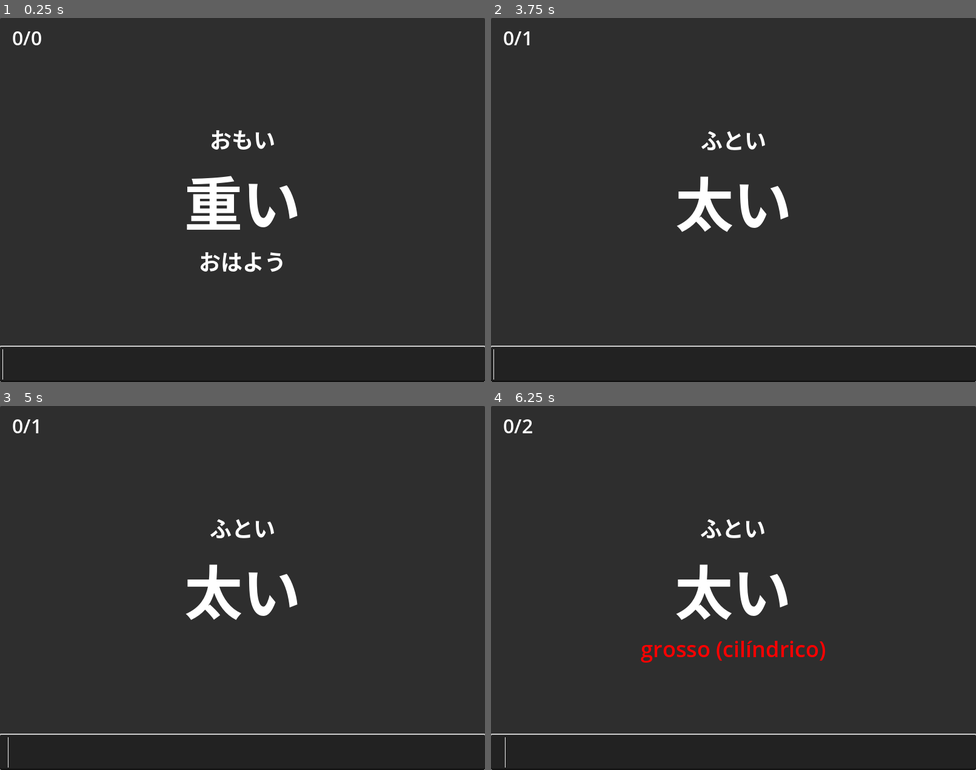
Above: before the commit, frames 1-4 (two rows, left to right).
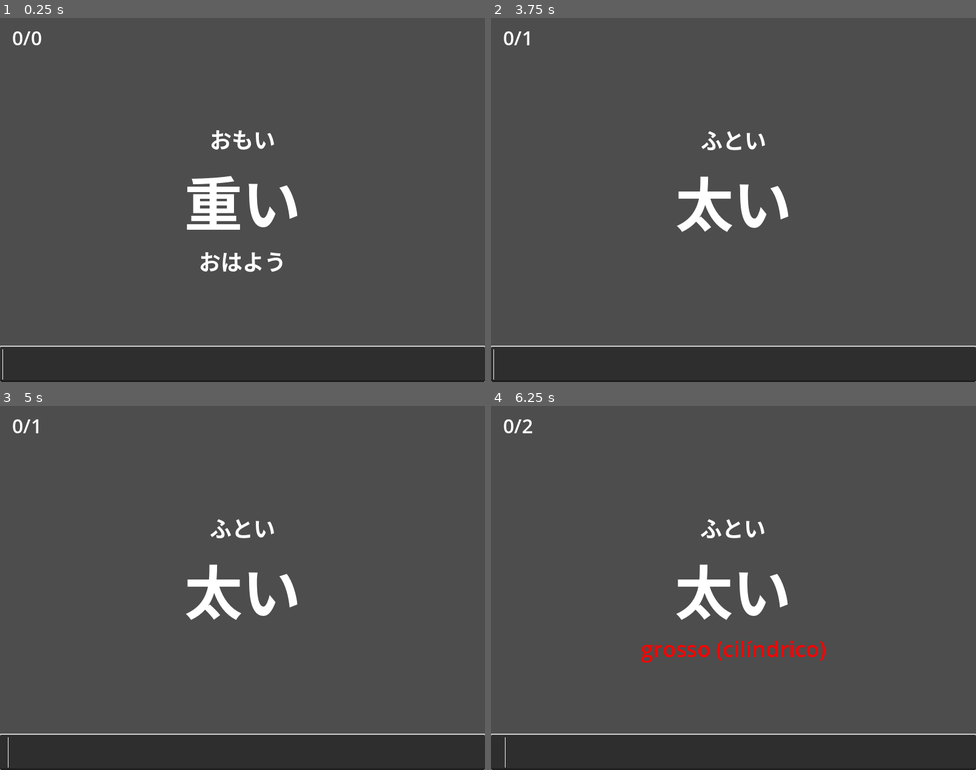
Above: after the commit, the same moments.

Repository: danielpontello/ichigo
Game: Godot game, scene res://question.tscn
The game is run twice, just before and just after one commit, with the same random seed, the same clock (stepped at 60 frames per second) and the same inputs. The project has no main scene, so this scene is started directly.
Inputs (mouse positions are in pixels of both pictures, inside the frame that each line leads up to):
- Up to frame 1 (0.25 s): no input
- Up to frame 2 (3.75 s): click (733, 363) at 0.52 s; type "12" at 0.6 s; tap Enter at 1.25, 3.5 s; type "pesado" at 2 s; tap Space at 2.75 s
- Up to frame 3 (5 s): tap Space at 4.25 s
- Up to frame 4 (6.25 s): tap Enter at 5 s; tap Space at 5.75 s

The runs differ from the first frame. In frame 1, 88% of the frame differs, in the area x 0-100%, y 0-90%; in frame 2, 89%; in frame 3, 89%; in frame 4, 88%.

Commit message:
added word list

Diff:
--- a/project.godot
+++ b/project.godot
@@ -18,7 +18,8 @@
 
 window/size/viewport_width=800
 window/size/viewport_height=600
-window/stretch/mode="canvas_items"
+window/stretch/mode="viewport"
+window/stretch/aspect="ignore"
 
 [rendering]
 
--- a/question.gd
+++ b/question.gd
@@ -1,4 +1,4 @@
-extends Panel
+extends Control
 
 var score
 var total
--- a/question.tscn
+++ b/question.tscn
@@ -5,7 +5,8 @@
 [sub_resource type="LabelSettings" id="LabelSettings_ey6pa"]
 font_size = 36
 
-[node name="Panel" type="Panel"]
+[node name="Panel" type="Control"]
+layout_mode = 3
 anchors_preset = 15
 anchor_right = 1.0
 anchor_bottom = 1.0
--- /dev/null
+++ b/row.tscn
@@ -0,0 +1,37 @@
+[gd_scene format=3 uid="uid://lp6m5d5i8bjl"]
+
+[node name="Row" type="Control"]
+custom_minimum_size = Vector2(0, 24)
+layout_mode = 3
+anchors_preset = 15
+anchor_right = 1.0
+anchor_bottom = 1.0
+grow_horizontal = 2
+grow_vertical = 2
+
+[node name="Title" type="HBoxContainer" parent="."]
+layout_mode = 1
+anchors_preset = 14
+anchor_top = 0.5
+anchor_right = 1.0
+anchor_bottom = 0.5
+offset_top = -11.5
+offset_bottom = 11.5
+grow_horizontal = 2
+grow_vertical = 2
+alignment = 1
+
+[node name="Kanji" type="Label" parent="Title"]
+layout_mode = 2
+size_flags_horizontal = 3
+text = "-"
+
+[node name="Kana" type="Label" parent="Title"]
+layout_mode = 2
+size_flags_horizontal = 3
+text = "-"
+
+[node name="Translation" type="Label" parent="Title"]
+layout_mode = 2
+size_flags_horizontal = 3
+text = "-"
--- /dev/null
+++ b/words.gd
@@ -0,0 +1,33 @@
+extends Control
+
+var data
+
+# Called when the node enters the scene tree for the first time.
+func _ready() -> void:
+	data = load_words()
+	var row = load("res://row.tscn")
+
+	for word in data:
+		var new_row = row.instantiate()
+		new_row.get_node("Title/Kanji").text = word['kanji']
+		new_row.get_node("Title/Kana").text = word['kana']
+		new_row.get_node("Title/Translation").text = word['translation']
+		$ScrollContainer/Table.add_child(new_row)
+		print(word)
+	pass # Replace with function body.
+
+
+# Called every frame. 'delta' is the elapsed time since the previous frame.
+func _process(delta: float) -> void:
+	pass
+
+
+func load_words():
+	var file = FileAccess.open("res://kanji.json", FileAccess.READ)
+	var content = file.get_as_text()
+
+	var json = JSON.new()
+	var error = json.parse(content)
+	if error == OK:
+		var data = json.data
+		return data
--- /dev/null
+++ b/words.tscn
@@ -0,0 +1,43 @@
+[gd_scene load_steps=2 format=3 uid="uid://wwt2b50s40y7"]
+
+[ext_resource type="Script" path="res://words.gd" id="1_csdv3"]
+
+[node name="Words" type="Control"]
+layout_mode = 3
+anchors_preset = 15
+anchor_right = 1.0
+anchor_bottom = 1.0
+grow_horizontal = 2
+grow_vertical = 2
+script = ExtResource("1_csdv3")
+
+[node name="ScrollContainer" type="ScrollContainer" parent="."]
+layout_mode = 1
+anchors_preset = 15
+anchor_right = 1.0
+anchor_bottom = 1.0
+grow_horizontal = 2
+grow_vertical = 2
+
+[node name="Table" type="VBoxContainer" parent="ScrollContainer"]
+layout_mode = 2
+size_flags_horizontal = 3
+
+[node name="Title" type="HBoxContainer" parent="ScrollContainer/Table"]
+layout_mode = 2
+alignment = 1
+
+[node name="Kanji" type="Label" parent="ScrollContainer/Table/Title"]
+layout_mode = 2
+size_flags_horizontal = 3
+text = "Kanji"
+
+[node name="Kana" type="Label" parent="ScrollContainer/Table/Title"]
+layout_mode = 2
+size_flags_horizontal = 3
+text = "Kana"
+
+[node name="Translation" type="Label" parent="ScrollContainer/Table/Title"]
+layout_mode = 2
+size_flags_horizontal = 3
+text = "Translation"
